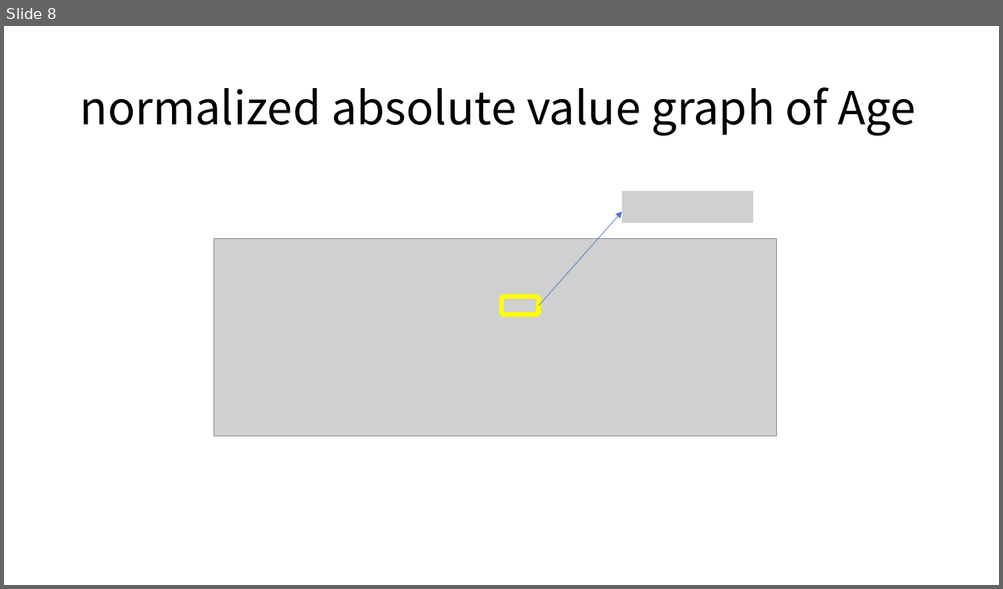
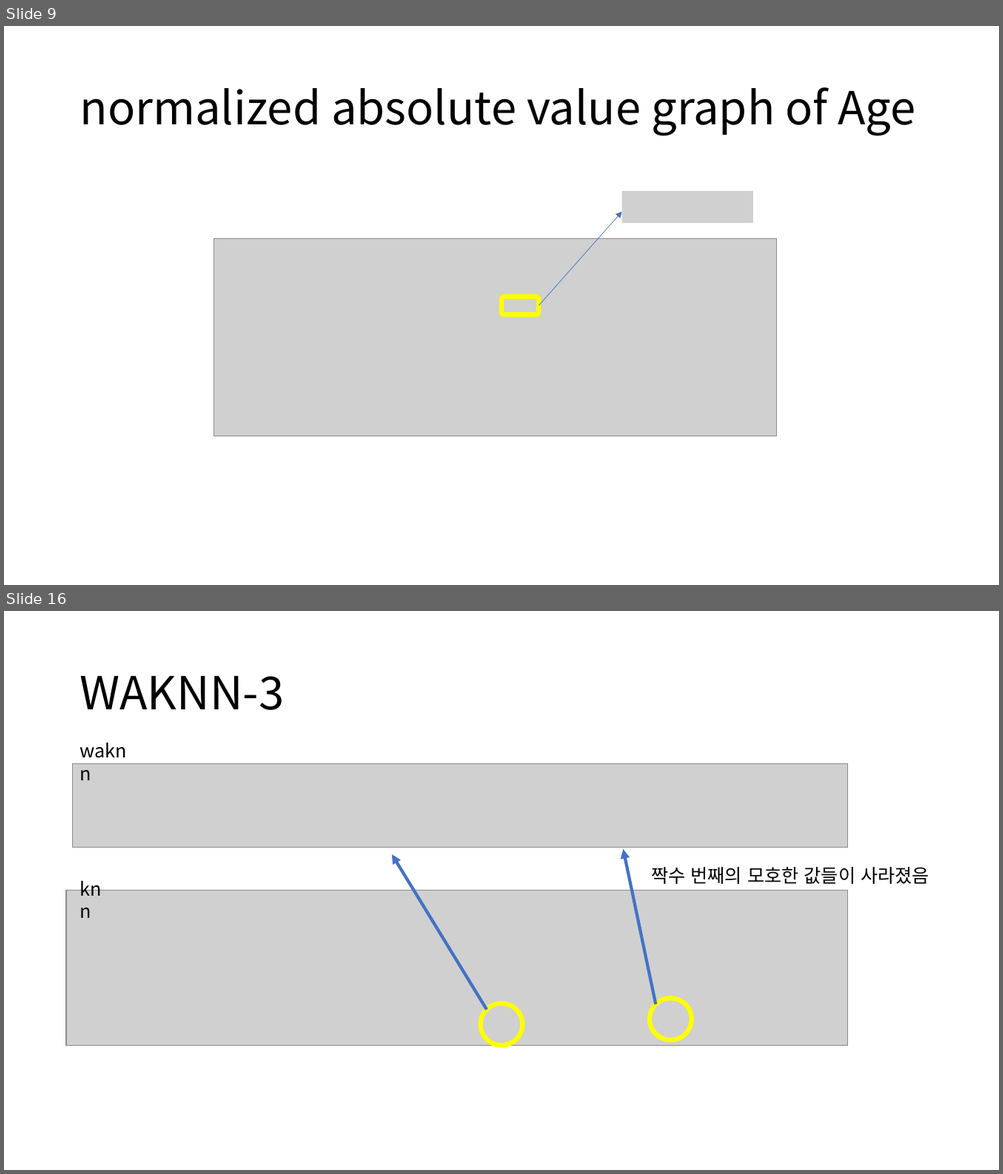
Before and after one commit to gudrb/machine_learning_class, a slide deck: IBL ppt.pptx. Shown one above the other, each under a label of ours: slide 8 before the commit, slides 9 and 16 after it; the slides between them are not shown. The pictures are 1003x589 and 1003x1174 pixels, drawn with LibreOffice and Linux fonts; fonts in the diff are those of the drawing; grey boxes stand for pictures. Boxes give left, top, right and bottom in pixels: in the first picture for what was removed or moved away, otherwise in the second. Text is boxed around its words. In the diff, an @@ line names an element or a change of style, - is before the commit and + after.

```diff
--- a/IBL ppt.pptx
+++ b/IBL ppt.pptx
@@ slide 16 added at <box>4,611,999,1170</box>, background #FFFFFF @@
@@ title added at <box>79,676,284,710</box>, 44 pt, text #000000 @@
+WAKNN-3
@@ text added at <box>79,676,284,710</box>, 18 pt, text #000000 @@
+waknn
@@ picture added at <box>73,764,848,848</box> @@
@@ arrow added from (655, 1005) to (623, 850), #4472C4 3 pt @@
@@ text added at <box>73,874,119,903</box>, 18 pt, text #000000 @@
+knn
@@ arrow added from (486, 1010) to (392, 855), #4472C4 3 pt @@
@@ text added at <box>651,867,929,884</box>, 18 pt, text #000000 @@
+짝수 번째의 모호한 값들이 사라졌음
@@ picture added at <box>66,891,847,1046</box> @@
@@ ellipse added at <box>481,1003,523,1045</box>, outline #FFFF00 4.5 pt @@
@@ ellipse added at <box>649,998,691,1040</box>, outline #FFFF00 4.5 pt @@
@@ what was slide 8 is now slide 9 @@
```
Also in this commit, not shown: 5 slides changed, 6 other slides added.
